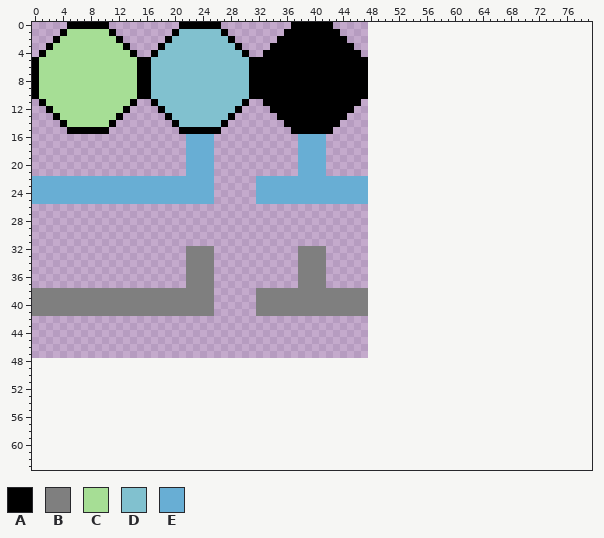
Edited in one commit: sprite sheet (assets/tileset.png). Above is the file before it was changed.
The file is 48x48 pixels. The old version is drawn lined up with the new one, on the new canvas.
Palette (. is transparent): A #000000  B #7f7f7f  C #a6de95  D #81c1cf  E #68aed4
Pixels before (only the part around the change), first column x 0:
 0 .....AAAAAA..........AAAAAA..........AAAAAA.....................................
 1 ....ACCCCCCA........ADDDDDDA........AAAAAAAA....................................
 2 ...ACCCCCCCCA......ADDDDDDDDA......AAAAAAAAAA...................................
 3 ..ACCCCCCCCCCA....ADDDDDDDDDDA....AAAAAAAAAAAA..................................
 4 .ACCCCCCCCCCCCA..ADDDDDDDDDDDDA..AAAAAAAAAAAAAA.................................
 5 ACCCCCCCCCCCCCCAADDDDDDDDDDDDDDAAAAAAAAAAAAAAAAA................................
 6 ACCCCCCCCCCCCCCAADDDDDDDDDDDDDDAAAAAAAAAAAAAAAAA................................
 7 ACCCCCCCCCCCCCCAADDDDDDDDDDDDDDAAAAAAAAAAAAAAAAA................................
 8 ACCCCCCCCCCCCCCAADDDDDDDDDDDDDDAAAAAAAAAAAAAAAAA................................
 9 ACCCCCCCCCCCCCCAADDDDDDDDDDDDDDAAAAAAAAAAAAAAAAA................................
10 ACCCCCCCCCCCCCCAADDDDDDDDDDDDDDAAAAAAAAAAAAAAAAA................................
11 .ACCCCCCCCCCCCA..ADDDDDDDDDDDDA..AAAAAAAAAAAAAA.................................
12 ..ACCCCCCCCCCA....ADDDDDDDDDDA....AAAAAAAAAAAA..................................
13 ...ACCCCCCCCA......ADDDDDDDDA......AAAAAAAAAA...................................
14 ....ACCCCCCA........ADDDDDDA........AAAAAAAA....................................
15 .....AAAAAA..........AAAAAA..........AAAAAA.....................................
16 ......................EEEE............EEEE......................................
17 ......................EEEE............EEEE......................................
18 ......................EEEE............EEEE......................................
19 ......................EEEE............EEEE......................................
20 ......................EEEE............EEEE......................................
21 ......................EEEE............EEEE......................................
22 EEEEEEEEEEEEEEEEEEEEEEEEEE......EEEEEEEEEEEEEEEE................................
23 EEEEEEEEEEEEEEEEEEEEEEEEEE......EEEEEEEEEEEEEEEE................................
24 EEEEEEEEEEEEEEEEEEEEEEEEEE......EEEEEEEEEEEEEEEE................................
25 EEEEEEEEEEEEEEEEEEEEEEEEEE......EEEEEEEEEEEEEEEE................................
26 ................................................................................
27 ................................................................................
28 ................................................................................
29 ................................................................................
30 ................................................................................
31 ................................................................................
32 ......................BBBB............BBBB......................................
33 ......................BBBB............BBBB......................................
34 ......................BBBB............BBBB......................................
35 ......................BBBB............BBBB......................................
36 ......................BBBB............BBBB......................................
37 ......................BBBB............BBBB......................................
38 BBBBBBBBBBBBBBBBBBBBBBBBBB......BBBBBBBBBBBBBBBB................................
39 BBBBBBBBBBBBBBBBBBBBBBBBBB......BBBBBBBBBBBBBBBB................................
40 BBBBBBBBBBBBBBBBBBBBBBBBBB......BBBBBBBBBBBBBBBB................................
41 BBBBBBBBBBBBBBBBBBBBBBBBBB......BBBBBBBBBBBBBBBB................................
42 ................................................................................
43 ................................................................................
44 ................................................................................
45 ................................................................................
46 ................................................................................
47 ................................................................................
48 ................................................................................
49 ................................................................................
50 ................................................................................
51 ................................................................................
52 ................................................................................
53 ................................................................................
54 ................................................................................
55 ................................................................................
56 ................................................................................
57 ................................................................................
58 ................................................................................
59 ................................................................................
60 ................................................................................
61 ................................................................................
62 ................................................................................
63 ................................................................................
Once edited:
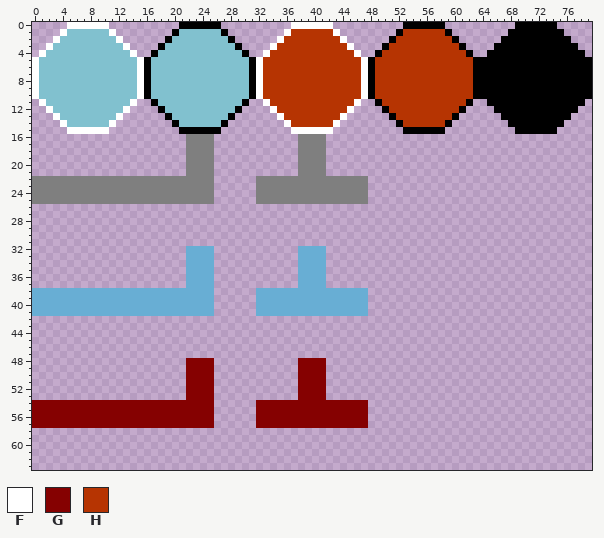
Colours new in this view: F #ffffff  G #850101  H #b63402
Edits made:
canvas 48x48 -> 80x64
colour B: #7f7f7f -> #68aed4
colour E: #68aed4 -> #7f7f7f
y 0: x 5..10 AAAAAA -> FFFFFF; x 37..42 AAAAAA -> FFFFFF; x 53..58 ...... -> AAAAAA; x 69..74 ...... -> AAAAAA
y 1: x 4..11 ACCCCCCA -> FDDDDDDF; x 36..43 AAAAAAAA -> FHHHHHHF; x 52..59 ........ -> AHHHHHHA; x 68..75 ........ -> AAAAAAAA
y 2: x 3..12 ACCCCCCCCA -> FDDDDDDDDF; x 35..44 AAAAAAAAAA -> FHHHHHHHHF; x 51..60 .......... -> AHHHHHHHHA; x 67..76 .......... -> AAAAAAAAAA
y 3: x 2..13 ACCCCCCCCCCA -> FDDDDDDDDDDF; x 34..45 AAAAAAAAAAAA -> FHHHHHHHHHHF; x 50..61 ............ -> AHHHHHHHHHHA; x 66..77 ............ -> AAAAAAAAAAAA
y 4: x 1..14 ACCCCCCCCCCCCA -> FDDDDDDDDDDDDF; x 33..46 AAAAAAAAAAAAAA -> FHHHHHHHHHHHHF; x 49..62 .............. -> AHHHHHHHHHHHHA; x 65..78 .............. -> AAAAAAAAAAAAAA
y 5..10: x 0..15 ACCCCCCCCCCCCCCA -> FDDDDDDDDDDDDDDF; x 32..79 AAAAAAAAAAAAAAAA................................ -> FHHHHHHHHHHHHHHFAHHHHHHHHHHHHHHAAAAAAAAAAAAAAAAA
y 11: x 1..14 ACCCCCCCCCCCCA -> FDDDDDDDDDDDDF; x 33..46 AAAAAAAAAAAAAA -> FHHHHHHHHHHHHF; x 49..62 .............. -> AHHHHHHHHHHHHA; x 65..78 .............. -> AAAAAAAAAAAAAA
y 12: x 2..13 ACCCCCCCCCCA -> FDDDDDDDDDDF; x 34..45 AAAAAAAAAAAA -> FHHHHHHHHHHF; x 50..61 ............ -> AHHHHHHHHHHA; x 66..77 ............ -> AAAAAAAAAAAA
y 13: x 3..12 ACCCCCCCCA -> FDDDDDDDDF; x 35..44 AAAAAAAAAA -> FHHHHHHHHF; x 51..60 .......... -> AHHHHHHHHA; x 67..76 .......... -> AAAAAAAAAA
y 14: x 4..11 ACCCCCCA -> FDDDDDDF; x 36..43 AAAAAAAA -> FHHHHHHF; x 52..59 ........ -> AHHHHHHA; x 68..75 ........ -> AAAAAAAA
y 15: x 5..10 AAAAAA -> FFFFFF; x 37..42 AAAAAA -> FFFFFF; x 53..58 ...... -> AAAAAA; x 69..74 ...... -> AAAAAA
y 48..53: x 22..25 .... -> GGGG; x 38..41 .... -> GGGG
y 54..57: x 0..25 .......................... -> GGGGGGGGGGGGGGGGGGGGGGGGGG; x 32..47 ................ -> GGGGGGGGGGGGGGGG
Pixel boxes of the changes (left, top, right, bottom) in both pictures:
changed: (32, 22, 144, 134)
changed: (256, 22, 592, 204)
changed: (32, 134, 214, 204)
changed: (32, 246, 214, 316)
changed: (256, 246, 368, 316)
added: (32, 358, 214, 428)
added: (256, 358, 368, 428)
